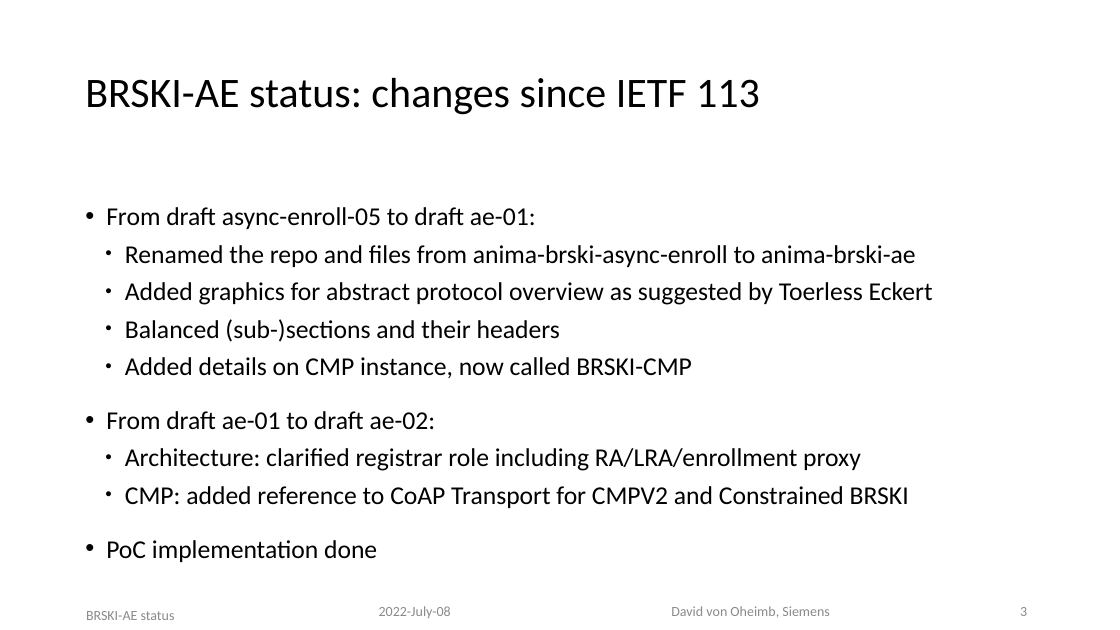
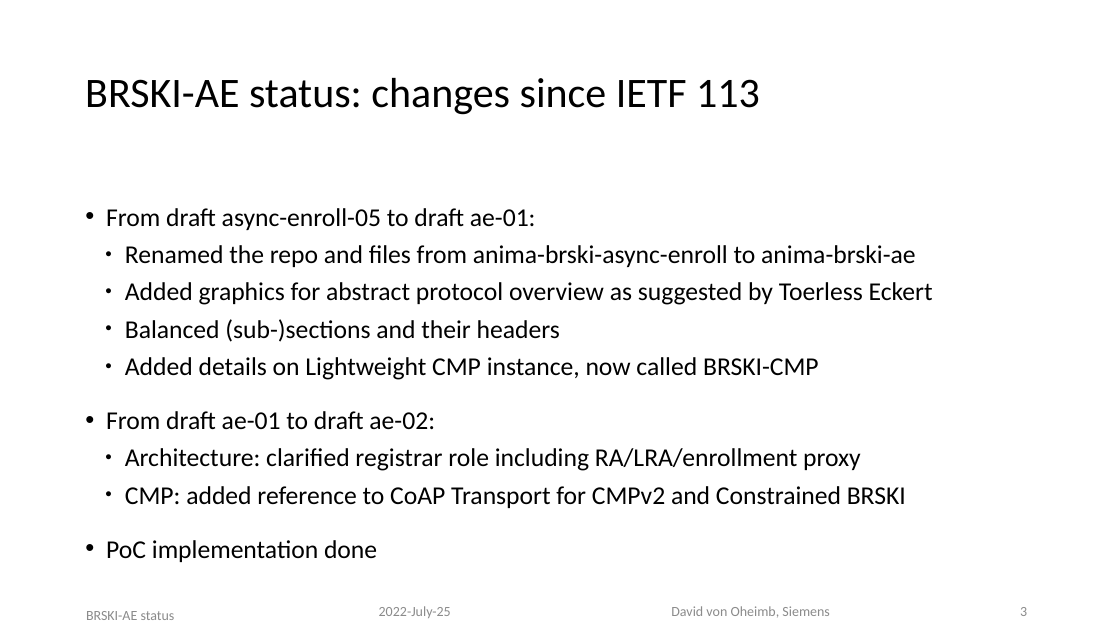
Before and after one commit to anima-wg/anima-brski-ae, a slide deck: slide 3 of presentations/slides-114-BRSKI-AE.pptx. Drawn at 1120x630 pixels with LibreOffice and Linux fonts; fonts in the diff are those of the drawing. Boxes give left, top, right and bottom in pixels: in the first picture for what was removed or moved away, otherwise in the second. Text is boxed around its words. In the diff, an @@ line names an element or a change of style, - is before the commit and + after.

Commit message:
some tweaks in presentations/slides-114-BRSKI-AE.pptx

```diff
--- a/presentations/slides-114-BRSKI-AE.pptx
+++ b/presentations/slides-114-BRSKI-AE.pptx
@@ text at (x1=125, y1=357, x2=819, y2=380): text changed @@
-  ● Added details on CMP instance, now called BRSKI-CMP
+  ● Added details on Lightweight CMP instance, now called BRSKI-CMP
@@ text at (x1=125, y1=486, x2=906, y2=508): text changed @@
-  ● CMP: added reference to CoAP Transport for CMPV2 and Constrained BRSKI
+  ● CMP: added reference to CoAP Transport for CMPv2 and Constrained BRSKI
@@ text at (x1=379, y1=606, x2=451, y2=618): text changed @@
-2022-July-08
+2022-July-25
```
Also in this commit, not shown: 3 other slides changed.
